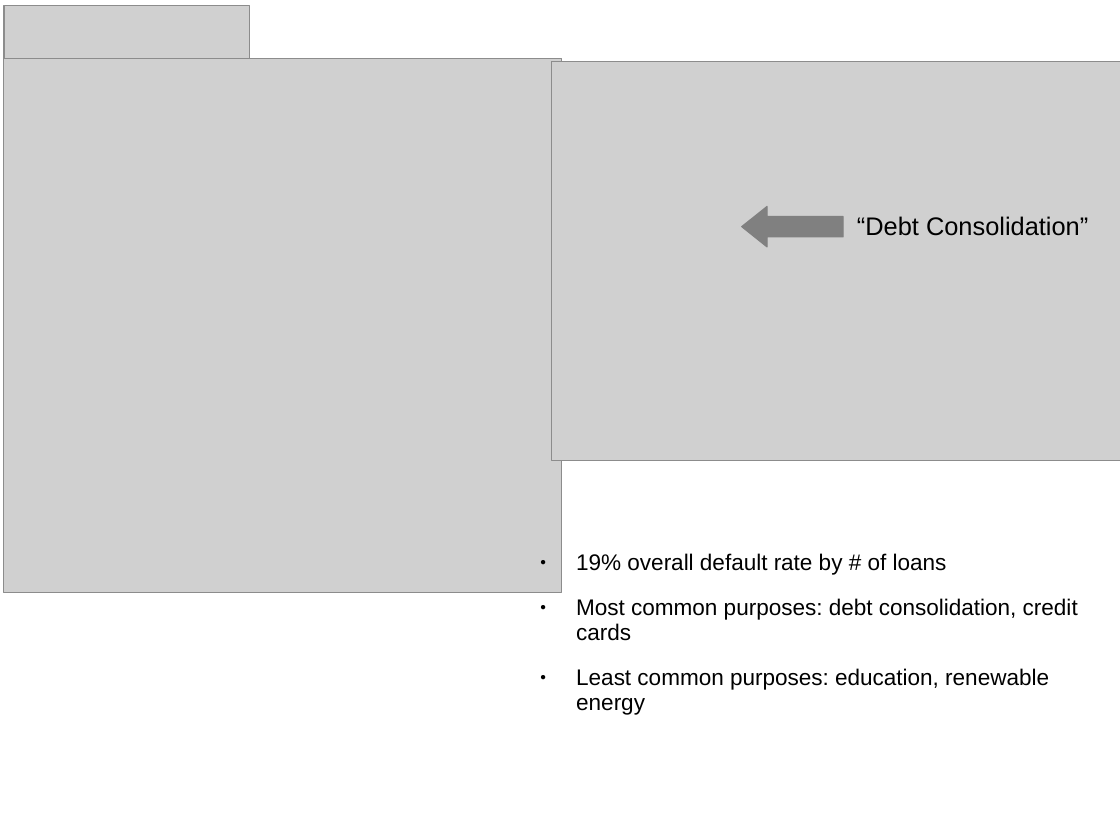
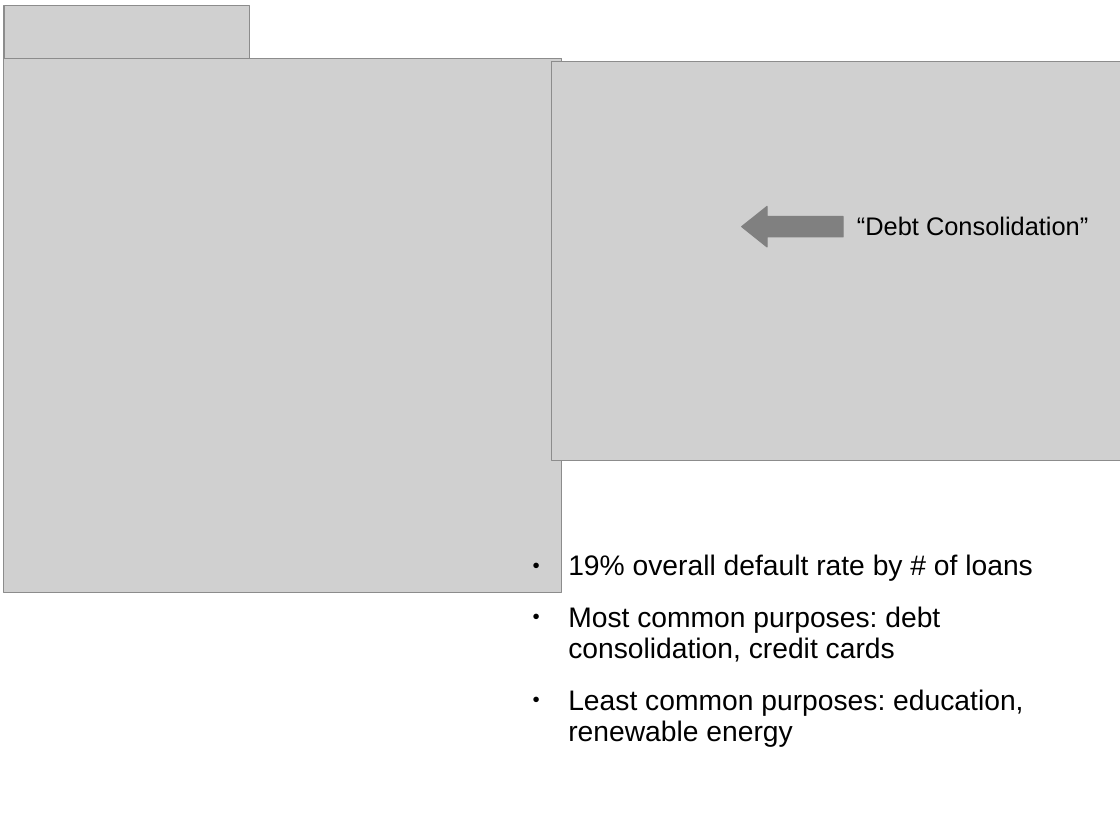
Before and after one commit to abradle2/LendingLounge, a slide deck: slide 4 of presentations/Bradley_week1.ppt. Drawn at 1120x840 pixels with LibreOffice and Linux fonts; fonts in the diff are those of the drawing; grey boxes stand for pictures. Boxes give left, top, right and bottom in pixels: in the first picture for what was removed or moved away, otherwise in the second. Text is boxed around its words. In the diff, an @@ line names an element or a change of style, - is before the commit and + after.

```diff
--- a/presentations/Bradley_week1.ppt
+++ b/presentations/Bradley_week1.ppt
@@ text "19% overall default rate by ...": place and size @@
-text "19% overall default rate by ..." at <box>576,553,1078,715</box>
+text "19% overall default rate by ..." at <box>568,554,1033,747</box>
@@ text "19% overall default rate by ..." at <box>568,554,1033,747</box>: size 16 to 20 pt @@
```
Also in this commit, not shown: 2 other slides changed, 4 other files.
